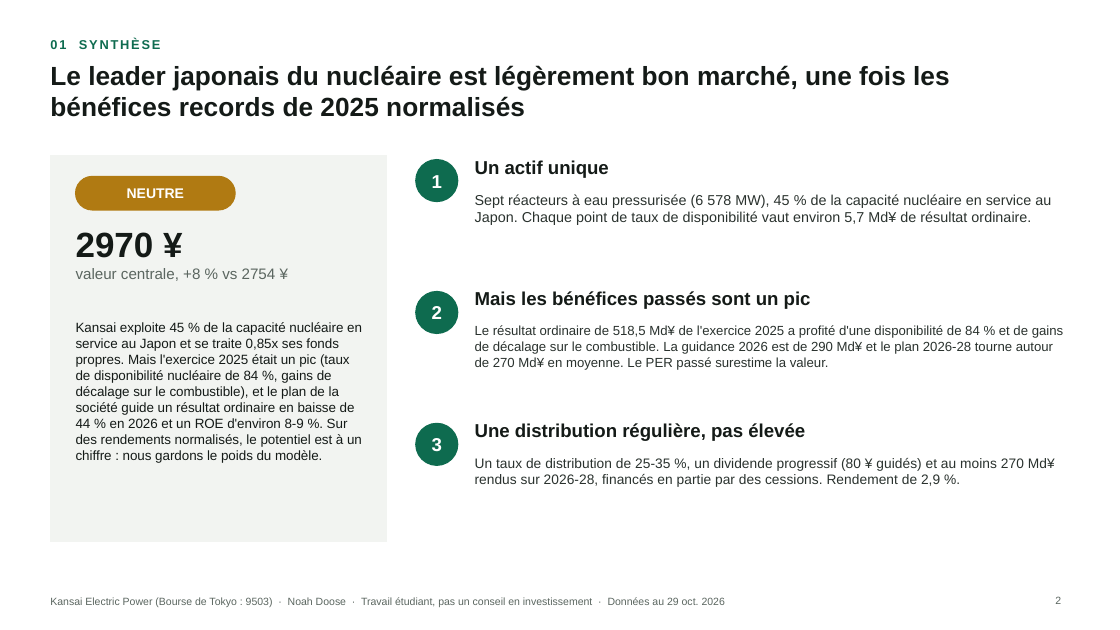
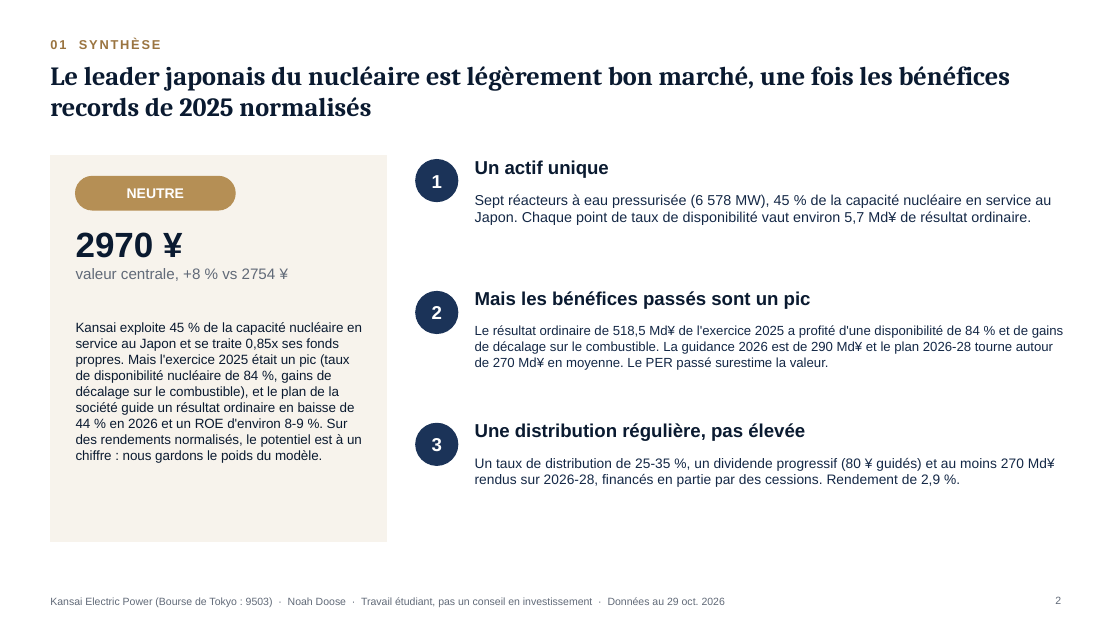
Before and after one commit to Fayzzy11/Portfolio-Project, a slide deck: slide 2 of docs/assets/pitches/9503_JP_Kansai_Electric_Power_pitch_FR.pptx. Drawn at 1120x630 pixels with LibreOffice and Linux fonts; fonts in the diff are those of the drawing. Boxes give left, top, right and bottom in pixels: in the first picture for what was removed or moved away, otherwise in the second. Text is boxed around its words. In the diff, an @@ line names an element or a change of style, - is before the commit and + after.

```diff
--- a/docs/assets/pitches/9503_JP_Kansai_Electric_Power_pitch_FR.pptx
+++ b/docs/assets/pitches/9503_JP_Kansai_Electric_Power_pitch_FR.pptx
@@ text "01 SYNTHÈSE" at [50,39,161,49]: text colour #0E6B4F to #9A7440 @@
@@ title "Le leader japonais du nucléaire ..." at [50,66,1010,117]: font Arial to Cambria, text colour #141A17 to #0A1A30 @@
@@ rectangle at [50,155,386,542]: fill #F2F4F1 to #F7F3EC; outline #F2F4F1 1 pt to #F7F3EC 1 pt @@
@@ rounded rectangle at [76,176,235,210]: fill #B07A12 to #B58F55; outline #B07A12 1 pt to #B58F55 1 pt @@
@@ text "2970 ¥" at [76,232,276,281]: text colour #141A17 to #0A1A30 in "2970 ¥"; text colour #5B6660 to #616A78 in "valeur centrale, +8 % vs 2754 ¥" @@
@@ text colour #141A17 to #0A1A30 in 4 elements at [76,322,362,463], [475,160,609,178], [475,291,811,309], [475,423,805,441] @@
@@ fill #0E6B4F to #1B3358; outline #0E6B4F 1 pt to #1B3358 1 pt in 3 elements at [416,160,458,202], [416,292,458,334], [416,423,458,465] @@
@@ text colour #2A322E to #142846 in 3 elements at [475,194,1051,225], [475,325,1063,370], [475,458,1055,487] @@
@@ text "Kansai Electric Power (Bourse de ..." at [50,597,725,607]: text colour #5B6660 to #616A78 @@
@@ page number at [1055,596,1061,604]: text colour #5B6660 to #616A78 @@
```
Also in this commit, not shown: 11 other slides changed, 37 other files.
